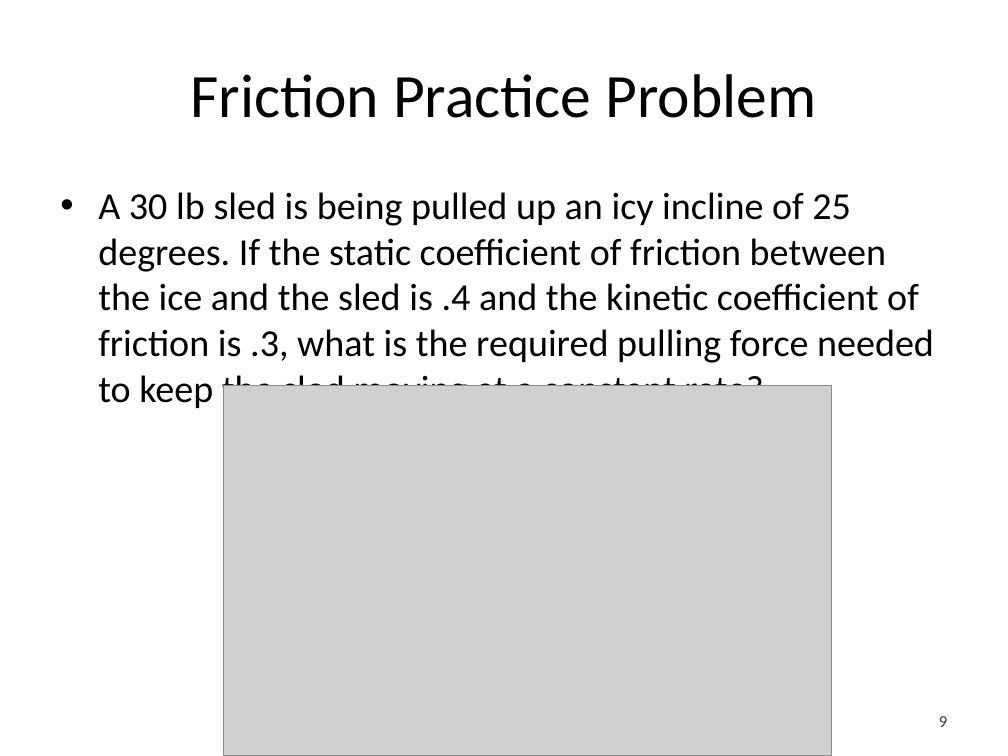
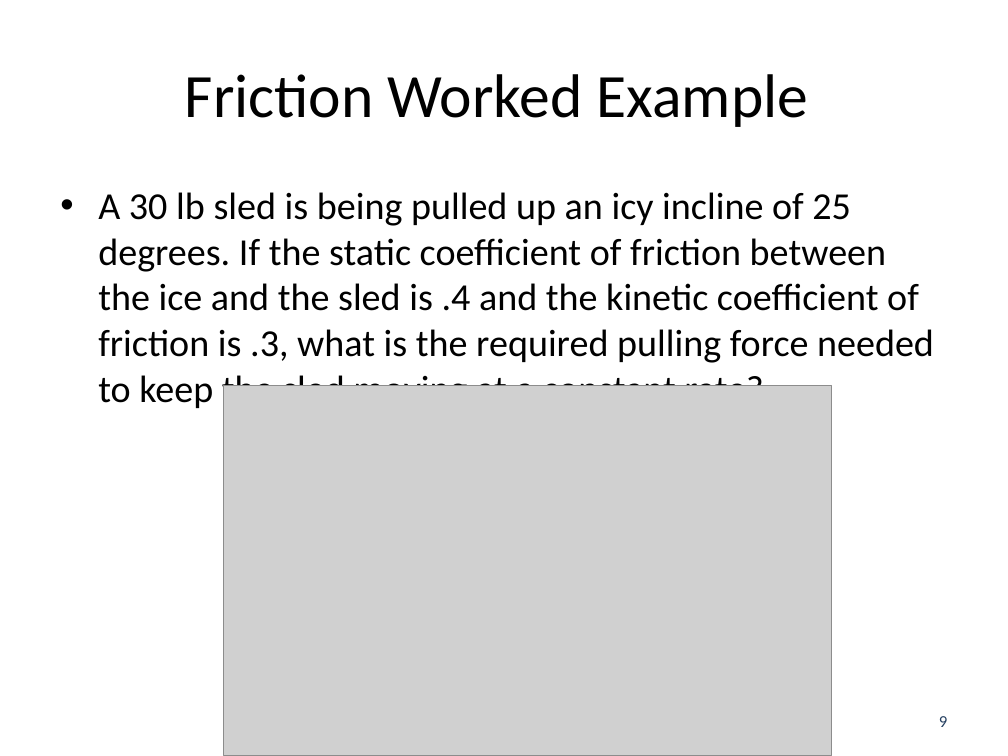
Before and after one commit to JacobMoore/mechanics_textbook, a slide deck: slide 9 of Lecture Slides/VideoLectureSlides/7.1.pptx. Drawn at 1008x756 pixels with LibreOffice and Linux fonts; fonts in the diff are those of the drawing; grey boxes stand for pictures. Boxes give left, top, right and bottom in pixels: in the first picture for what was removed or moved away, otherwise in the second. Text is boxed around its words. In the diff, an @@ line names an element or a change of style, - is before the commit and + after.

Commit message:
Added worked examples and typo fixes

```diff
--- a/Lecture Slides/VideoLectureSlides/7.1.pptx
+++ b/Lecture Slides/VideoLectureSlides/7.1.pptx
@@ title at <box>185,74,808,127</box>: text changed @@
-Friction Practice Problem
+Friction Worked Example
```
Also in this commit, not shown: 2 slides added, 22 other files.
